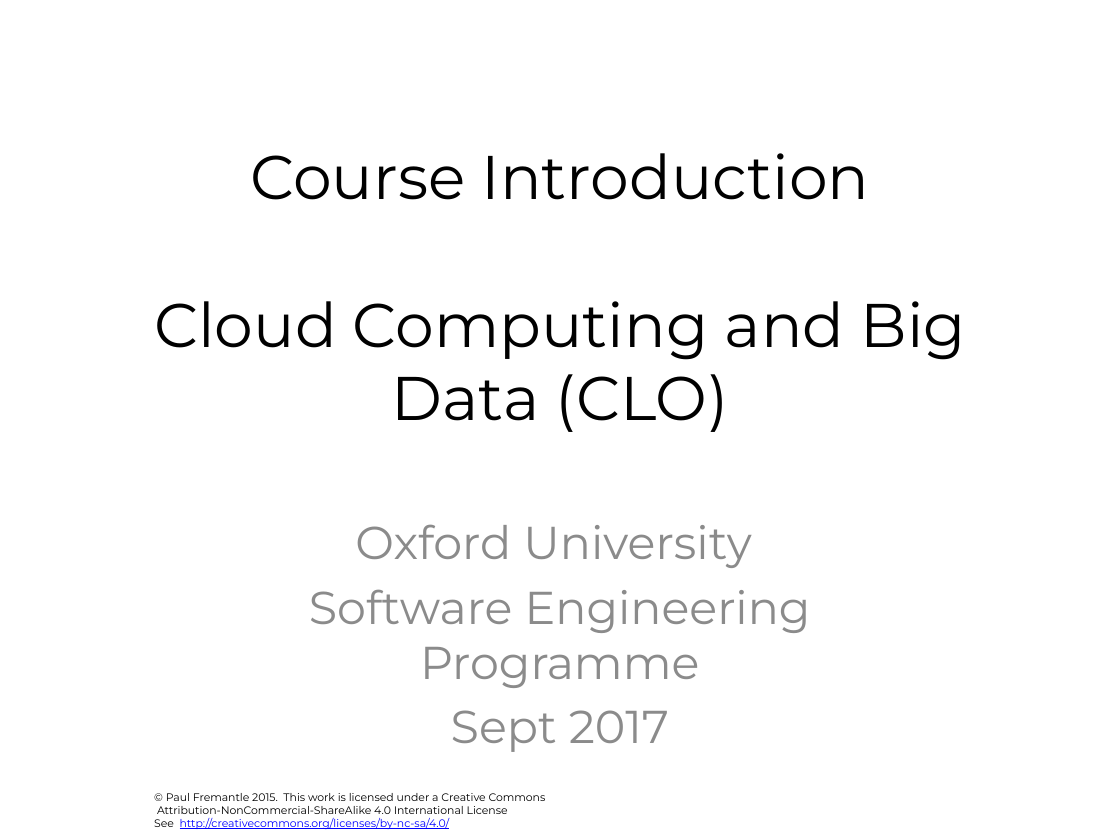
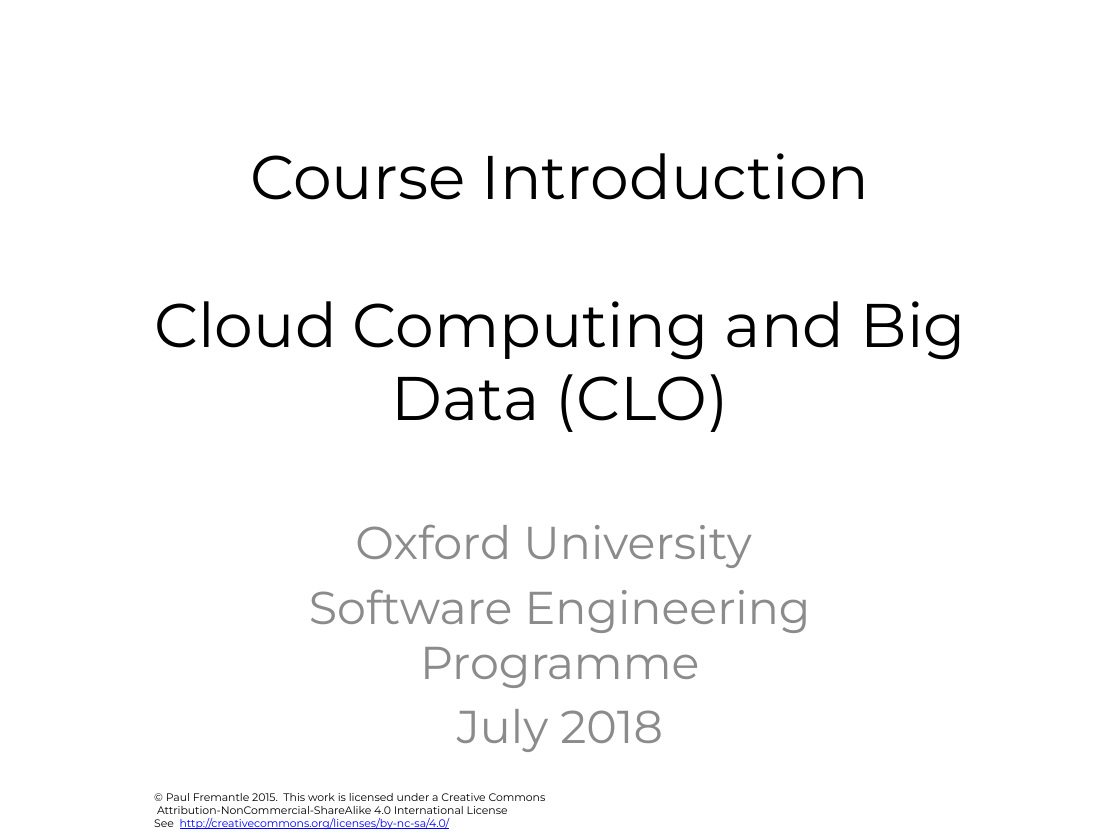
Before and after one commit to pzfreo/ox-clo, a slide deck: slide 1 of pres-source/00-intro.pptx. Drawn at 1120x840 pixels with LibreOffice and Linux fonts; fonts in the diff are those of the drawing; background and template pictures are left out. Boxes give left, top, right and bottom in pixels: in the first picture for what was removed or moved away, otherwise in the second. Text is boxed around its words. In the diff, an @@ line names an element or a change of style, - is before the commit and + after.

```diff
--- a/pres-source/00-intro.pptx
+++ b/pres-source/00-intro.pptx
@@ subtitle at <box>457,709,663,752</box>: text changed @@
-Sept 2017
+July 2018
```
Also in this commit, not shown: 4 other slides changed, 7 other files.
